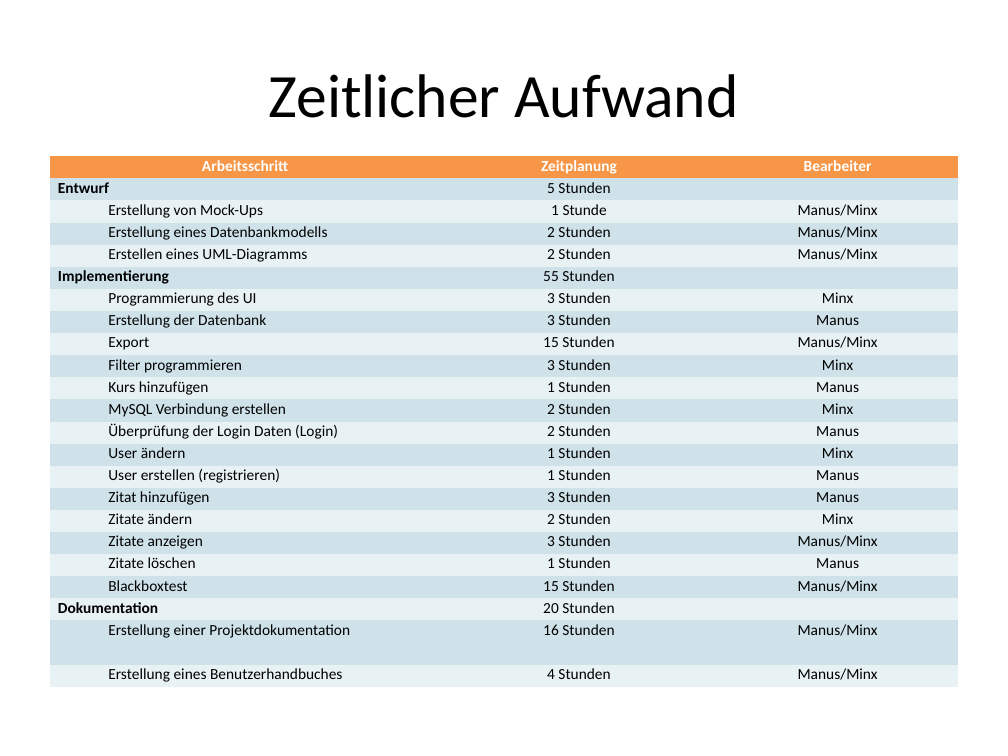
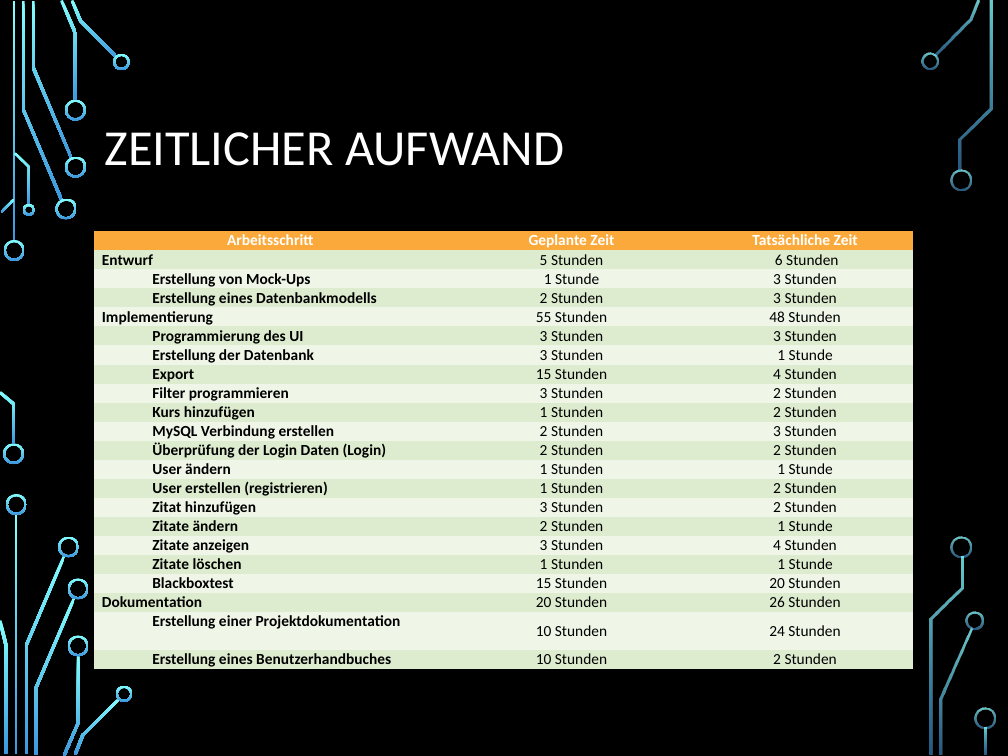
Before and after one commit to SanctumDesert/ZitateSammler, a slide deck: slide 11 of Zitatesammlung.pptx. Drawn at 1008x756 pixels with LibreOffice and Linux fonts; fonts in the diff are those of the drawing; background and template pictures are left out. Boxes give left, top, right and bottom in pixels: in the first picture for what was removed or moved away, otherwise in the second. Text is boxed around its words. In the diff, an @@ line names an element or a change of style, - is before the commit and + after.

```diff
--- a/Zitatesammlung.pptx
+++ b/Zitatesammlung.pptx
@@ background #FFFFFF to picture (left out) @@
@@ title at [104,132,564,166]: text changed; size 44 to 36 pt; text colour #000000 to #FFFFFF @@
-Zeitlicher Aufwand
+ZEITLICHER AUFWAND
@@ table at [95,231,914,671] @@
-row 1: Arbeitsschritt | Zeitplanung | Bearbeiter
-row 2: Entwurf | 5 Stunden | 
-row 3: Erstellung von Mock-Ups | 1 Stunde | Manus/Minx
-row 4: Erstellung eines Datenbankmodells | 2 Stunden | Manus/Minx
-row 5: Erstellen eines UML-Diagramms | 2 Stunden | Manus/Minx
-row 6: Implementierung | 55 Stunden | 
-row 7: Programmierung des UI | 3 Stunden | Minx
-row 8: Erstellung der Datenbank | 3 Stunden | Manus
-row 9: Export | 15 Stunden | Manus/Minx
-row 10: Filter programmieren | 3 Stunden | Minx
-row 11: Kurs hinzufügen | 1 Stunden | Manus
-row 12: MySQL Verbindung erstellen | 2 Stunden | Minx
-row 13: Überprüfung der Login Daten (Login) | 2 Stunden | Manus
-row 14: User ändern | 1 Stunden | Minx
-row 15: User erstellen (registrieren) | 1 Stunden | Manus
-row 16: Zitat hinzufügen | 3 Stunden | Manus
-row 17: Zitate ändern | 2 Stunden | Minx
-row 18: Zitate anzeigen | 3 Stunden | Manus/Minx
-row 19: Zitate löschen | 1 Stunden | Manus
-row 20: Blackboxtest | 15 Stunden | Manus/Minx
-row 21: Dokumentation | 20 Stunden | 
-row 22: Erstellung einer Projektdokumentation | 16 Stunden | Manus/Minx
-row 23: Erstellung eines Benutzerhandbuches | 4 Stunden | Manus/Minx
+row 1: Arbeitsschritt | Geplante Zeit | Tatsächliche Zeit
+row 2: Entwurf | 5 Stunden | 6 Stunden
+row 3: Erstellung von Mock-Ups | 1 Stunde | 3 Stunden
+row 4: Erstellung eines Datenbankmodells | 2 Stunden | 3 Stunden
+row 5: Implementierung | 55 Stunden | 48 Stunden
+row 6: Programmierung des UI | 3 Stunden | 3 Stunden
+row 7: Erstellung der Datenbank | 3 Stunden | 1 Stunde
+row 8: Export | 15 Stunden | 4 Stunden
+row 9: Filter programmieren | 3 Stunden | 2 Stunden
+row 10: Kurs hinzufügen | 1 Stunden | 2 Stunden
+row 11: MySQL Verbindung erstellen | 2 Stunden | 3 Stunden
+row 12: Überprüfung der Login Daten (Login) | 2 Stunden | 2 Stunden
+row 13: User ändern | 1 Stunden | 1 Stunde
+row 14: User erstellen (registrieren) | 1 Stunden | 2 Stunden
+row 15: Zitat hinzufügen | 3 Stunden | 2 Stunden
+row 16: Zitate ändern | 2 Stunden | 1 Stunde
+row 17: Zitate anzeigen | 3 Stunden | 4 Stunden
+row 18: Zitate löschen | 1 Stunden | 1 Stunde
+row 19: Blackboxtest | 15 Stunden | 20 Stunden
+row 20: Dokumentation | 20 Stunden | 26 Stunden
+row 21: Erstellung einer Projektdokumentation | 10 Stunden | 24 Stunden
+row 22: Erstellung eines Benutzerhandbuches | 10 Stunden | 2 Stunden
@@ table: place and size @@
-table at [50,156,958,687]
+table at [95,231,914,671]
@@ group added at [0,0,995,756]: 33 freeform shapes, 3 rectangles @@
```
Also in this commit, not shown: 16 other slides changed, 2 slides added, 14 other files.
